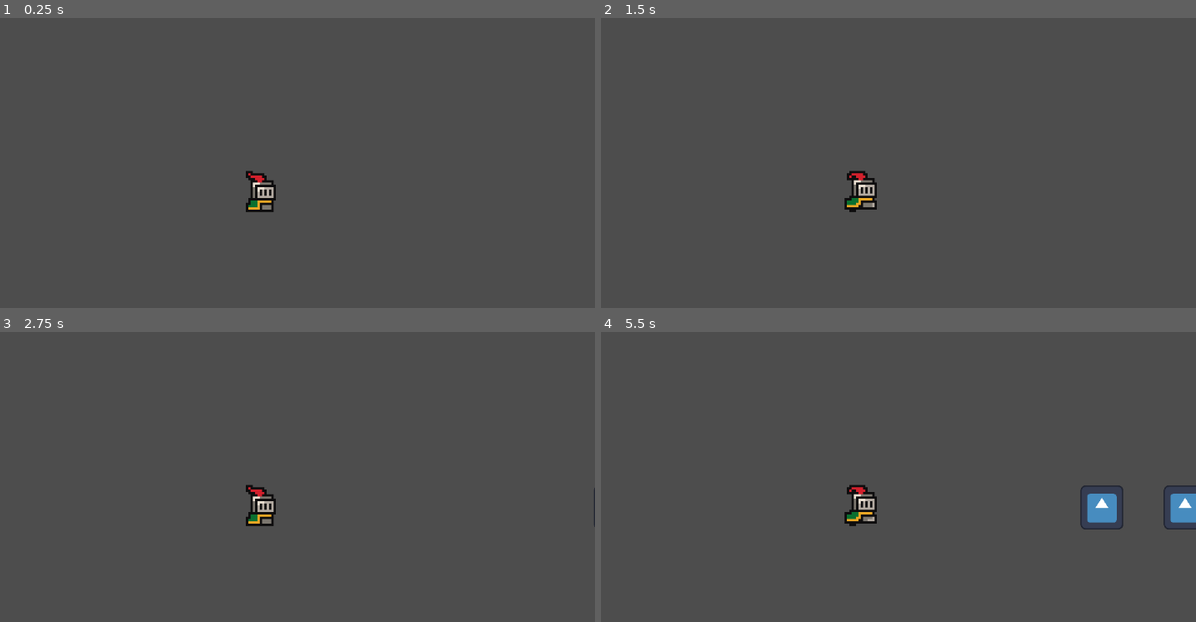
Above: before the commit, frames 1-4 (two rows, left to right).
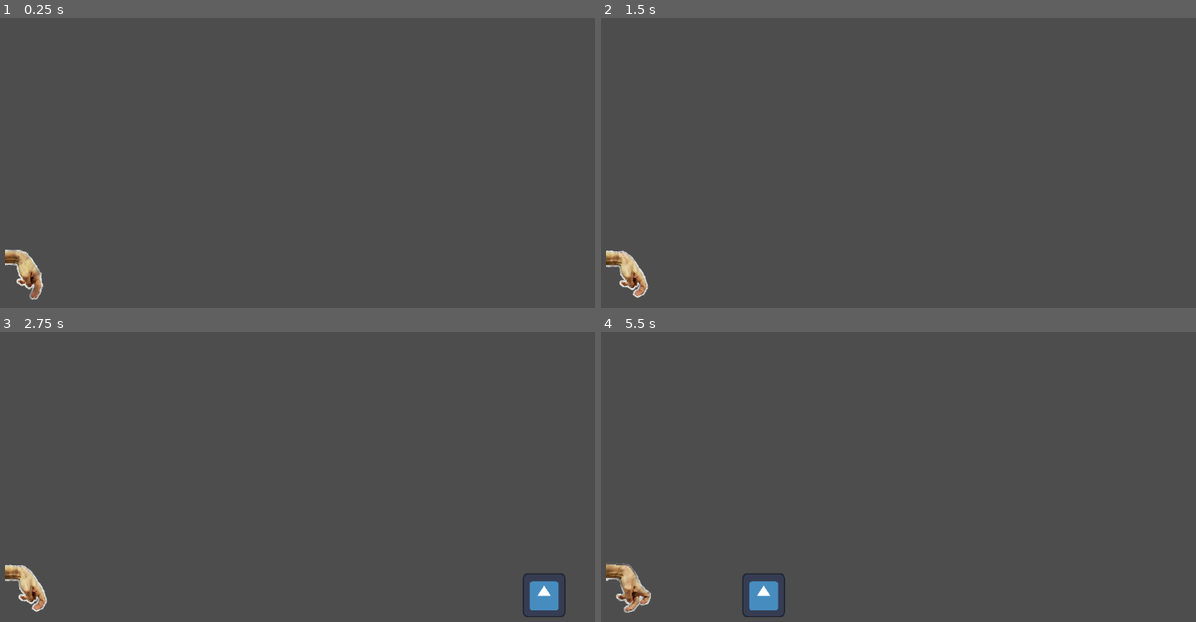
Above: after the commit, the same moments.

Repository: Turnute/DimancheApresMidi
Game: Godot game, scene res://scenes/game.tscn
The game is run twice, just before and just after one commit, with the same random seed, the same clock (stepped at 60 frames per second) and the same inputs. The engine's default icon, where the game draws it, is replaced by a stand-in: a white triangle on a blue panel in a dark square.
Inputs:
- Up to frame 1 (0.25 s): no input
- Up to frame 2 (1.5 s): tap Enter (ui_accept) at 0.5 s; tap Space (jump) at 0.77 s
- Up to frame 3 (2.75 s): tap Space (jump) at 1.52 s
- Up to frame 4 (5.5 s): tap Space (jump) at 3.02, 3.77, 4.52 s

The runs differ from the first frame. In frame 1, 1.1% of the frame differs, in the area x 0-47%, y 52-98%; in frame 2, 1.2%; in frame 3, 1.8%; in frame 4, 3.1%, in the area x 0-100%, y 52-99%.

Commit message:
Add main game logic and update player/obstacle assets
Introduces main.gd to manage game state, player position, speed, and score. Updates player and obstacle scenes to use a new sprite sheet and revised animation frames. Refactors obstacle logic for despawning and collision, adds a timer to obstacles, and improves obstacle spawning randomness. Cleans up unused code and aligns node names and positions for consistency.

Diff:
--- a/le-long-trajet-en-voiture/scenes/game.tscn
+++ b/le-long-trajet-en-voiture/scenes/game.tscn
@@ -1,5 +1,6 @@
-[gd_scene load_steps=5 format=3 uid="uid://dx3gelckvfhuq"]
+[gd_scene load_steps=6 format=3 uid="uid://dx3gelckvfhuq"]
 
+[ext_resource type="Script" uid="uid://c2vehuhv44psj" path="res://scripts/main.gd" id="1_lbhrr"]
 [ext_resource type="PackedScene" uid="uid://6q8fxhyt5cab" path="res://scenes/player.tscn" id="1_uwrxv"]
 [ext_resource type="Script" uid="uid://dyf51d0ivyoqs" path="res://scripts/player.gd" id="2_yqjtg"]
 [ext_resource type="Script" uid="uid://df6wc2nmc6mib" path="res://scripts/obstacle_spawner.gd" id="4_lbhrr"]
@@ -7,16 +8,18 @@
 [sub_resource type="WorldBoundaryShape2D" id="WorldBoundaryShape2D_yqjtg"]
 
 [node name="Game" type="Node2D"]
+position = Vector2(1, 0)
+script = ExtResource("1_lbhrr")
 
-[node name="CharacterBody2D" parent="." instance=ExtResource("1_uwrxv")]
-position = Vector2(0, -7)
-scale = Vector2(1.0025241, 0.9855155)
+[node name="Player" parent="." instance=ExtResource("1_uwrxv")]
+position = Vector2(-100, -7)
+scale = Vector2(1.0025241, 0.99450845)
 collision_layer = 4
 collision_mask = 10
 script = ExtResource("2_yqjtg")
 
 [node name="Camera2D" type="Camera2D" parent="."]
-position = Vector2(0, -12)
+position = Vector2(0, -50)
 zoom = Vector2(4, 4)
 
 [node name="LE SOL" type="StaticBody2D" parent="."]
--- a/le-long-trajet-en-voiture/scenes/obstacle.tscn
+++ b/le-long-trajet-en-voiture/scenes/obstacle.tscn
@@ -9,7 +9,7 @@
 [node name="Obstacle" type="Area2D"]
 scale = Vector2(0.9970971, 1.0137055)
 collision_layer = 8
-collision_mask = 4
+collision_mask = 12
 script = ExtResource("1_drdry")
 
 [node name="Sprite2D" type="Sprite2D" parent="."]
@@ -20,4 +20,9 @@
 scale = Vector2(0.99999976, 1)
 shape = SubResource("RectangleShape2D_drdry")
 
+[node name="Timer" type="Timer" parent="."]
+wait_time = 4.0
+autostart = true
+
 [connection signal="body_entered" from="." to="." method="_on_body_entered"]
+[connection signal="timeout" from="Timer" to="." method="_on_timer_timeout"]
--- a/le-long-trajet-en-voiture/scenes/player.tscn
+++ b/le-long-trajet-en-voiture/scenes/player.tscn
@@ -1,109 +1,50 @@
-[gd_scene load_steps=28 format=3 uid="uid://6q8fxhyt5cab"]
+[gd_scene load_steps=14 format=3 uid="uid://6q8fxhyt5cab"]
 
-[ext_resource type="Texture2D" uid="uid://ndn8g4i7g8of" path="res://assets/player/placeholder.png" id="1_3vyb7"]
+[ext_resource type="Texture2D" uid="uid://c55qiv5jnow5q" path="res://assets/player/main_sprite-sheet.png" id="1_g2els"]
+
+[sub_resource type="AtlasTexture" id="AtlasTexture_qhqgy"]
+atlas = ExtResource("1_g2els")
+region = Rect2(0, 225, 225, 225)
+
+[sub_resource type="AtlasTexture" id="AtlasTexture_dqkch"]
+atlas = ExtResource("1_g2els")
+region = Rect2(225, 225, 225, 225)
+
+[sub_resource type="AtlasTexture" id="AtlasTexture_qlg0r"]
+atlas = ExtResource("1_g2els")
+region = Rect2(450, 225, 225, 225)
+
+[sub_resource type="AtlasTexture" id="AtlasTexture_tuyoq"]
+atlas = ExtResource("1_g2els")
+region = Rect2(675, 225, 225, 225)
+
+[sub_resource type="AtlasTexture" id="AtlasTexture_fjrip"]
+atlas = ExtResource("1_g2els")
+region = Rect2(900, 225, 225, 225)
+
+[sub_resource type="AtlasTexture" id="AtlasTexture_smehm"]
+atlas = ExtResource("1_g2els")
+region = Rect2(1125, 225, 225, 225)
+
+[sub_resource type="AtlasTexture" id="AtlasTexture_3vyb7"]
+atlas = ExtResource("1_g2els")
+region = Rect2(0, 450, 225, 225)
 
 [sub_resource type="AtlasTexture" id="AtlasTexture_g2els"]
-atlas = ExtResource("1_3vyb7")
-region = Rect2(0, 64, 32, 32)
-
-[sub_resource type="AtlasTexture" id="AtlasTexture_qhqgy"]
-atlas = ExtResource("1_3vyb7")
-region = Rect2(32, 64, 32, 32)
-
-[sub_resource type="AtlasTexture" id="AtlasTexture_dqkch"]
-atlas = ExtResource("1_3vyb7")
-region = Rect2(64, 64, 32, 32)
-
-[sub_resource type="AtlasTexture" id="AtlasTexture_qlg0r"]
-atlas = ExtResource("1_3vyb7")
-region = Rect2(96, 64, 32, 32)
-
-[sub_resource type="AtlasTexture" id="AtlasTexture_tuyoq"]
-atlas = ExtResource("1_3vyb7")
-region = Rect2(128, 64, 32, 32)
-
-[sub_resource type="AtlasTexture" id="AtlasTexture_fjrip"]
-atlas = ExtResource("1_3vyb7")
-region = Rect2(160, 64, 32, 32)
-
-[sub_resource type="AtlasTexture" id="AtlasTexture_smehm"]
-atlas = ExtResource("1_3vyb7")
-region = Rect2(192, 64, 32, 32)
+atlas = ExtResource("1_g2els")
+region = Rect2(225, 450, 225, 225)
 
 [sub_resource type="AtlasTexture" id="AtlasTexture_ur7pv"]
-atlas = ExtResource("1_3vyb7")
-region = Rect2(224, 64, 32, 32)
+atlas = ExtResource("1_g2els")
+region = Rect2(450, 450, 225, 225)
 
 [sub_resource type="AtlasTexture" id="AtlasTexture_y4r1p"]
-atlas = ExtResource("1_3vyb7")
-region = Rect2(0, 96, 32, 32)
-
-[sub_resource type="AtlasTexture" id="AtlasTexture_d2wvv"]
-atlas = ExtResource("1_3vyb7")
-region = Rect2(32, 96, 32, 32)
-
-[sub_resource type="AtlasTexture" id="AtlasTexture_3v2ag"]
-atlas = ExtResource("1_3vyb7")
-region = Rect2(64, 96, 32, 32)
-
-[sub_resource type="AtlasTexture" id="AtlasTexture_jej6c"]
-atlas = ExtResource("1_3vyb7")
-region = Rect2(96, 96, 32, 32)
-
-[sub_resource type="AtlasTexture" id="AtlasTexture_f1ej7"]
-atlas = ExtResource("1_3vyb7")
-region = Rect2(128, 96, 32, 32)
-
-[sub_resource type="AtlasTexture" id="AtlasTexture_oprun"]
-atlas = ExtResource("1_3vyb7")
-region = Rect2(160, 96, 32, 32)
-
-[sub_resource type="AtlasTexture" id="AtlasTexture_a8ls1"]
-atlas = ExtResource("1_3vyb7")
-region = Rect2(192, 96, 32, 32)
-
-[sub_resource type="AtlasTexture" id="AtlasTexture_qfm1y"]
-atlas = ExtResource("1_3vyb7")
-region = Rect2(224, 96, 32, 32)
-
-[sub_resource type="AtlasTexture" id="AtlasTexture_3vyb7"]
-atlas = ExtResource("1_3vyb7")
-region = Rect2(0, 160, 32, 32)
-
-[sub_resource type="AtlasTexture" id="AtlasTexture_fulsm"]
-atlas = ExtResource("1_3vyb7")
-region = Rect2(32, 160, 32, 32)
-
-[sub_resource type="AtlasTexture" id="AtlasTexture_4r5pv"]
-atlas = ExtResource("1_3vyb7")
-region = Rect2(64, 160, 32, 32)
-
-[sub_resource type="AtlasTexture" id="AtlasTexture_60mlk"]
-atlas = ExtResource("1_3vyb7")
-region = Rect2(96, 160, 32, 32)
-
-[sub_resource type="AtlasTexture" id="AtlasTexture_i4ail"]
-atlas = ExtResource("1_3vyb7")
-region = Rect2(128, 160, 32, 32)
-
-[sub_resource type="AtlasTexture" id="AtlasTexture_a38lo"]
-atlas = ExtResource("1_3vyb7")
-region = Rect2(160, 160, 32, 32)
-
-[sub_resource type="AtlasTexture" id="AtlasTexture_4ni07"]
-atlas = ExtResource("1_3vyb7")
-region = Rect2(192, 160, 32, 32)
-
-[sub_resource type="AtlasTexture" id="AtlasTexture_l71n6"]
-atlas = ExtResource("1_3vyb7")
-region = Rect2(224, 160, 32, 32)
+atlas = ExtResource("1_g2els")
+region = Rect2(675, 450, 225, 225)
 
 [sub_resource type="SpriteFrames" id="SpriteFrames_fulsm"]
 animations = [{
 "frames": [{
-"duration": 1.0,
-"texture": SubResource("AtlasTexture_g2els")
-}, {
 "duration": 1.0,
 "texture": SubResource("AtlasTexture_qhqgy")
 }, {
@@ -121,62 +62,23 @@
 }, {
 "duration": 1.0,
 "texture": SubResource("AtlasTexture_smehm")
-}, {
-"duration": 1.0,
-"texture": SubResource("AtlasTexture_ur7pv")
-}, {
-"duration": 1.0,
-"texture": SubResource("AtlasTexture_y4r1p")
-}, {
-"duration": 1.0,
-"texture": SubResource("AtlasTexture_d2wvv")
-}, {
-"duration": 1.0,
-"texture": SubResource("AtlasTexture_3v2ag")
-}, {
-"duration": 1.0,
-"texture": SubResource("AtlasTexture_jej6c")
-}, {
-"duration": 1.0,
-"texture": SubResource("AtlasTexture_f1ej7")
-}, {
-"duration": 1.0,
-"texture": SubResource("AtlasTexture_oprun")
-}, {
-"duration": 1.0,
-"texture": SubResource("AtlasTexture_a8ls1")
-}, {
-"duration": 1.0,
-"texture": SubResource("AtlasTexture_qfm1y")
 }],
 "loop": true,
 "name": &"idle",
 "speed": 10.0
 }, {
 "frames": [{
-"duration": 1.0,
+"duration": 0.21,
 "texture": SubResource("AtlasTexture_3vyb7")
 }, {
-"duration": 1.0,
-"texture": SubResource("AtlasTexture_fulsm")
+"duration": 0.71,
+"texture": SubResource("AtlasTexture_g2els")
+}, {
+"duration": 3.01,
+"texture": SubResource("AtlasTexture_ur7pv")
 }, {
 "duration": 1.0,
-"texture": SubResource("AtlasTexture_4r5pv")
-}, {
-"duration": 1.0,
-"texture": SubResource("AtlasTexture_60mlk")
-}, {
-"duration": 1.0,
-"texture": SubResource("AtlasTexture_i4ail")
-}, {
-"duration": 1.0,
-"texture": SubResource("AtlasTexture_a38lo")
-}, {
-"duration": 1.0,
-"texture": SubResource("AtlasTexture_4ni07")
-}, {
-"duration": 1.0,
-"texture": SubResource("AtlasTexture_l71n6")
+"texture": SubResource("AtlasTexture_y4r1p")
 }],
 "loop": true,
 "name": &"jump",
@@ -186,14 +88,17 @@
 [sub_resource type="CircleShape2D" id="CircleShape2D_4r5pv"]
 radius = 5.0
 
-[node name="CharacterBody2D" type="CharacterBody2D"]
+[node name="Player" type="CharacterBody2D"]
 
 [node name="AnimatedSprite2D" type="AnimatedSprite2D" parent="."]
-position = Vector2(0, -12)
+position = Vector2(0, -5)
+scale = Vector2(0.099745005, 0.1)
 sprite_frames = SubResource("SpriteFrames_fulsm")
 animation = &"jump"
 autoplay = "idle"
+frame_progress = 0.7556778
 
 [node name="CollisionShape2D" type="CollisionShape2D" parent="."]
 position = Vector2(0, -5)
+scale = Vector2(1.8363936, 2.1684988)
 shape = SubResource("CircleShape2D_4r5pv")
--- /dev/null
+++ b/le-long-trajet-en-voiture/scripts/main.gd
@@ -0,0 +1,37 @@
+extends Node2D
+
+# Game variables
+const PLAYER_START_POS := Vector2i(-100, -7)
+const CAM_START_POS := Vector2i(0, -50)
+
+var speed : float
+const START_SPEED : float = 10.0
+const MAX_SPEED : int = 25
+
+var score : int = 0
+
+@export var ground_scroll_speed : float
+@export var background_scroll_speed : float
+
+# Called when the node enters the scene tree for the first time.
+func _ready() -> void:
+	new_game()
+
+func new_game():
+	#resets the nodes
+	$Player.position = PLAYER_START_POS
+	$Player.velocity = Vector2i(0, 0)
+	$Camera2D.position = CAM_START_POS
+	$"LE SOL".position = Vector2i(0, 0)
+	speed = START_SPEED
+
+# Called every frame. 'delta' is the elapsed time since the previous frame.
+func _process(delta: float) -> void:
+	score += speed
+	pass
+
+func get_score() -> int :
+	return score
+
+func get_speed() -> float :
+	return speed
--- a/le-long-trajet-en-voiture/scripts/obstacle.gd
+++ b/le-long-trajet-en-voiture/scripts/obstacle.gd
@@ -1,17 +1,25 @@
 extends Area2D
-@export var speed = 0.3
+var speed
 
 # Called when the node enters the scene tree for the first time.
 func _ready() -> void:
-	print("hellooooo")
-
+	speed = get_parent().get_parent().get_speed()
+	#pass
 
 # Called every frame. 'delta' is the elapsed time since the previous frame.
 func _process(delta: float) -> void:
-	position.x -= speed
+	position.x -= speed / 10
 	#pass
 
+func _on_body_entered(body: Node2D) -> void:
+	queue_free()
+	var score : int = get_parent().get_parent().get_score()
+	print(score)
+	pass # Replace with function body.
 
-func _on_body_entered(body: Node2D) -> void:
-	print("Ouch!")
+
+
+func _on_timer_timeout() -> void:
+	queue_free()
+	print("I despawned! o7")
 	pass # Replace with function body.
--- a/le-long-trajet-en-voiture/scripts/obstacle_spawner.gd
+++ b/le-long-trajet-en-voiture/scripts/obstacle_spawner.gd
@@ -2,18 +2,18 @@
 
 @onready var obstacle = preload("res://scenes/obstacle.tscn")
 @onready var spawn_pos = $SpawnLocation
+@onready var timer = $SpawnTimer
 
 func _ready() -> void:
-	$SpawnTimer.start()
-	print($SpawnTimer.time_left)
+	timer.start()
 
 func _process(delta: float) -> void:
-		#print($SpawnTimer.time_left)
-		if $SpawnTimer.time_left < 0.01:
+		if timer.time_left < 0.005:
 			timeout()
 
 func timeout():
-	print("Salam je vis")
 	var obstacleInstance = obstacle.instantiate()
 	obstacleInstance.position = spawn_pos.position
 	add_child(obstacleInstance)
+	timer.wait_time = randf_range(1.5, 4.5)
+	print(timer.wait_time)
--- a/le-long-trajet-en-voiture/scripts/player.gd
+++ b/le-long-trajet-en-voiture/scripts/player.gd
@@ -23,7 +23,3 @@
 		jump_count += 1
 
 	move_and_slide()
-
-
-func _on_obstacle_body_shape_entered(body_rid: RID, body: Node, body_shape_index: int, local_shape_index: int) -> void:
-	print("ouch!")
Binary file added: le-long-trajet-en-voiture/assets/player/main_sprite-sheet.png
Not shown, added: le-long-trajet-en-voiture/assets/player/main_sprite-sheet.png.import
Not shown, added: le-long-trajet-en-voiture/scripts/main.gd.uid
